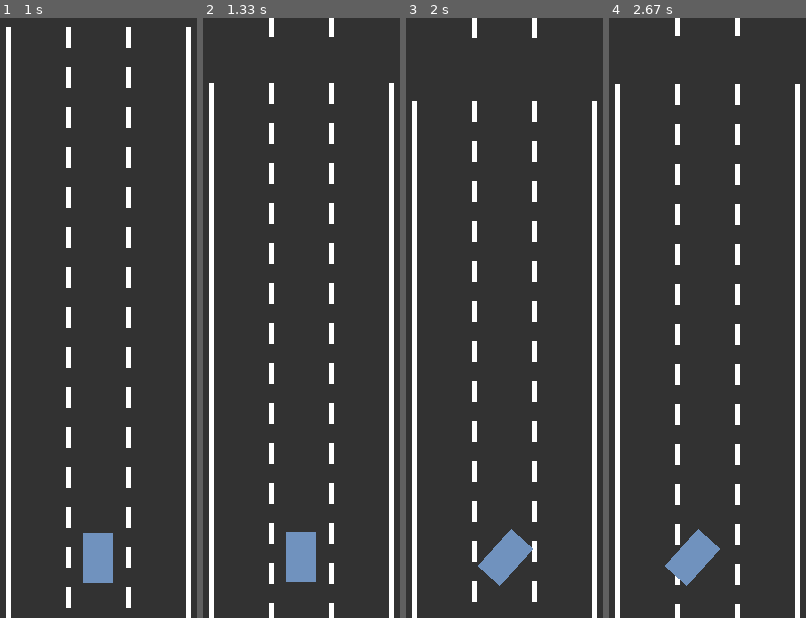
Above: before the commit, frames 1-4 (left to right).
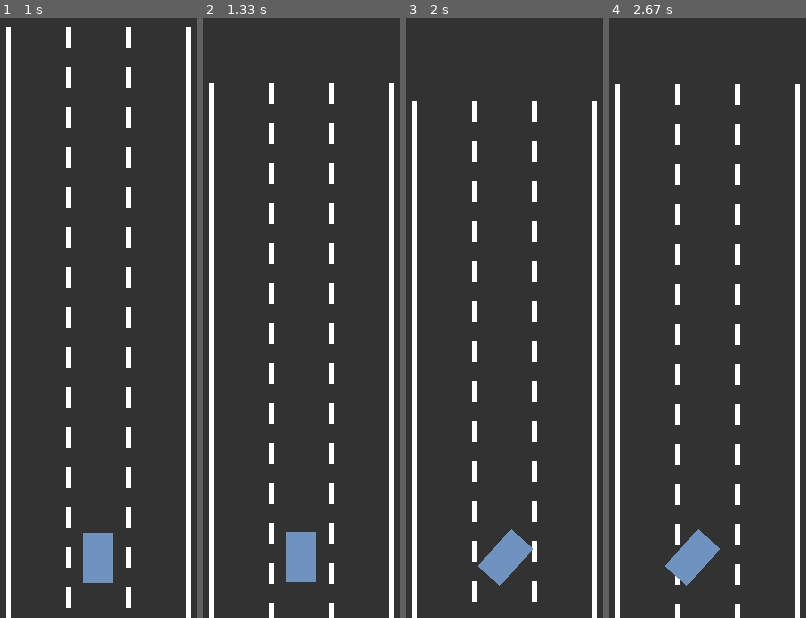
Above: after the commit, the same moments.

Repository: kc-raahi/self-driving-car-sim
Game: pygame game, started from car.py
Same seed, same stepped clock (60 frames per second), same inputs: the game is played once before the commit and once after it.
Inputs:
- Up to frame 1 (1 s): hold Right 0.33-0.8 s; hold Up from 0.83 s (still down)
- Up to frame 2 (1.33 s): release Up at 1.3 s
- Up to frame 3 (2 s): hold Right 1.33-1.8 s
- Up to frame 4 (2.67 s): hold Down from 2.4 s (still down)

Frame 1 is identical in both runs. In frame 2, 0.2% of the frame differs, in the area x 33-67%, y 0-4%; in frame 3, 0.2%; in frame 4, 0.2%.

Commit message:
20230710 - beginning road scrolling functionality

Diff:
--- a/car.py
+++ b/car.py
@@ -130,13 +130,26 @@
         self.bottom = INF
         self.lines = []
 
+    def set_lines(self):
+        for i in range(self.lane_count+1):
+            x = lerp(self.left, self.right, i / self.lane_count)
+            if i == 0 or i == self.lane_count:
+                height = SCREEN_HEIGHT
+                self.lines.append(Line(x,0, SCREEN_HEIGHT))
+            else:
+                height = DASH_HEIGHT
+                for j in range(0, SCREEN_HEIGHT, DASH_HEIGHT * 2):
+                    self.lines.append(Line(x, j, DASH_HEIGHT))
+
     def draw(self, my_screen):
         for i in range(self.lane_count+1):
             x = lerp(self.left, self.right, i / self.lane_count)
             if i == 0 or i == self.lane_count:
+                step = DASH_HEIGHT
                 pygame.draw.line(my_screen, LINE_COL, (x, 0), (x, SCREEN_HEIGHT), width=LINE_WIDTH)
             else:
-                for j in range(-SCREEN_HEIGHT, SCREEN_HEIGHT*2, DASH_HEIGHT*2):
+                step = DASH_HEIGHT * 2
+                for j in range(0, SCREEN_HEIGHT, DASH_HEIGHT*2):
                     self.lines.append(Line(x, j, DASH_HEIGHT))
                     pygame.draw.line(my_screen, LINE_COL, (x, j), (x, j+DASH_HEIGHT), width=LINE_WIDTH)
 
@@ -153,10 +166,10 @@
         my_screen.fill(ROAD_COL)
         for line in self.lines:
             line.y -= car.speed
-            if line.y >= 0:
-                line.y = -600-DASH_HEIGHT
+            if line.y >= SCREEN_HEIGHT:
+                line.y = -DASH_HEIGHT
                 #print("Reset line")
-            pygame.draw.line(my_screen, LINE_COL, (line.x, line.y), (line.x, line.y+line.h), width=LINE_WIDTH)
+            #pygame.draw.line(my_screen, LINE_COL, (line.x, line.y), (line.x, line.y+line.h), width=LINE_WIDTH)
         my_screen.blit(temp, (0, -car.y+SCREEN_HEIGHT * 0.9))
 
 
